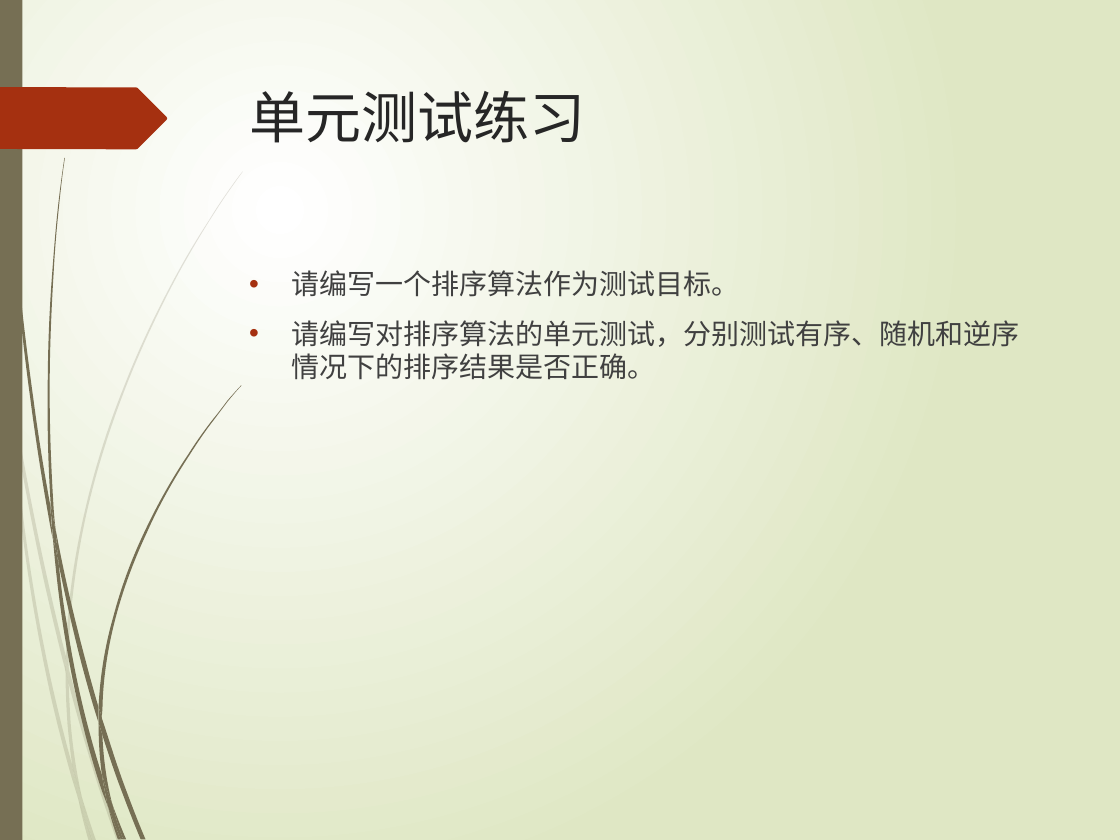
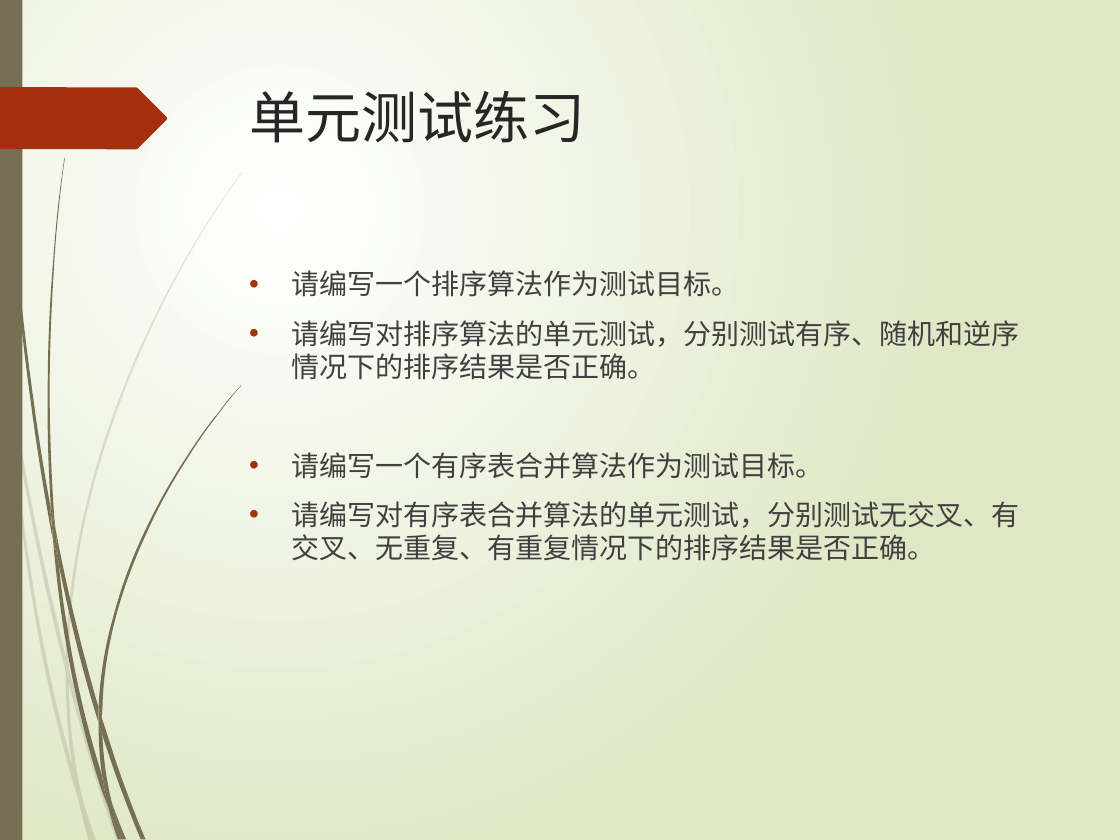
Before and after one commit to TeacherPeng/SoftwareDesignAndPractice, a slide deck: slide 10 of 教案/单元测试.pptx. Drawn at 1120x840 pixels with LibreOffice and Linux fonts; fonts in the diff are those of the drawing. Boxes give left, top, right and bottom in pixels: in the first picture for what was removed or moved away, otherwise in the second. Text is boxed around its words. In the diff, an @@ line names an element or a change of style, - is before the commit and + after.

Commit message:
更新《单元测试》教案。

```diff
--- a/教案/单元测试.pptx
+++ b/教案/单元测试.pptx
@@ text at <box>291,452,1019,561</box>: paragraphs added @@
+• 请编写一个有序表合并算法作为测试目标。
+• 请编写对有序表合并算法的单元测试，分别测试无交叉、有交叉、无重复、有重复情况下的排序结果是否正确。
```
